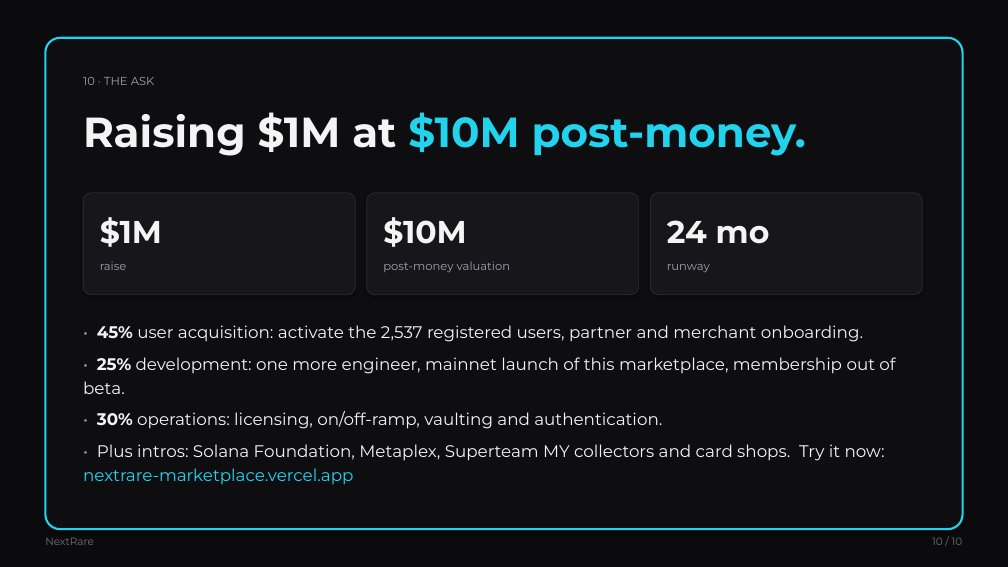
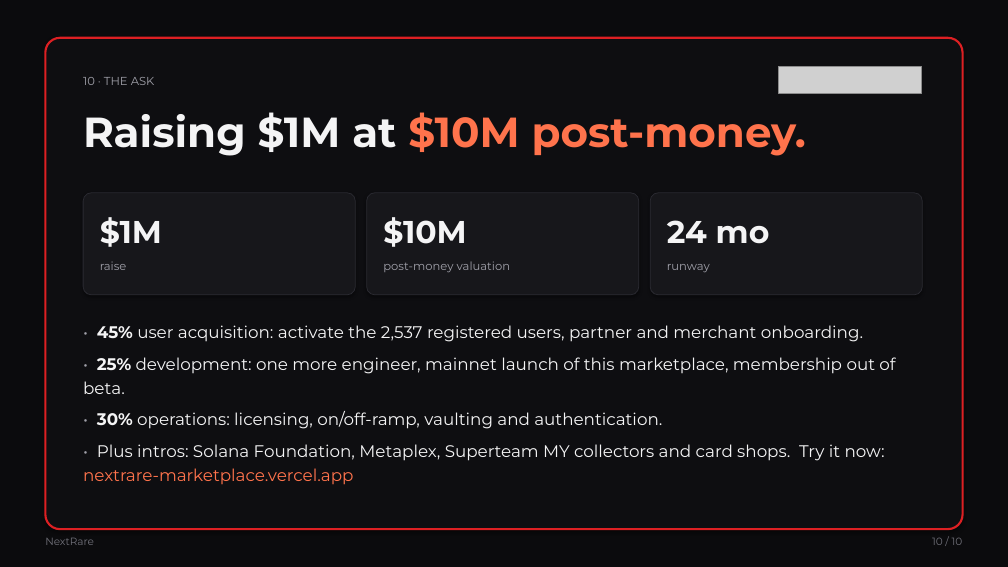
Before and after one commit to ChasmNetwork/nextrare-marketplace, a slide deck: slide 10 of docs/NextRare-Deck.pptx. Drawn at 1008x567 pixels with LibreOffice and Linux fonts; fonts in the diff are those of the drawing; grey boxes stand for pictures. Boxes give left, top, right and bottom in pixels: in the first picture for what was removed or moved away, otherwise in the second. Text is boxed around its words. In the diff, an @@ line names an element or a change of style, - is before the commit and + after.

```diff
--- a/docs/NextRare-Deck.pptx
+++ b/docs/NextRare-Deck.pptx
@@ rounded rectangle at [45,38,963,529]: outline #22D3EE 2 pt to #DD2023 2 pt @@
@@ picture added at [779,67,922,94] @@
@@ text "Raising $1M at $10M post-money." at [83,112,806,156]: text colour #22D3EE to #FF734C in "$10M post-money." @@
@@ text at [83,444,885,485]: text colour #22D3EE to #FF734C in "nextrare-marketplace.vercel.app" @@
```
Also in this commit, not shown: 9 other slides changed, 5 other files.
